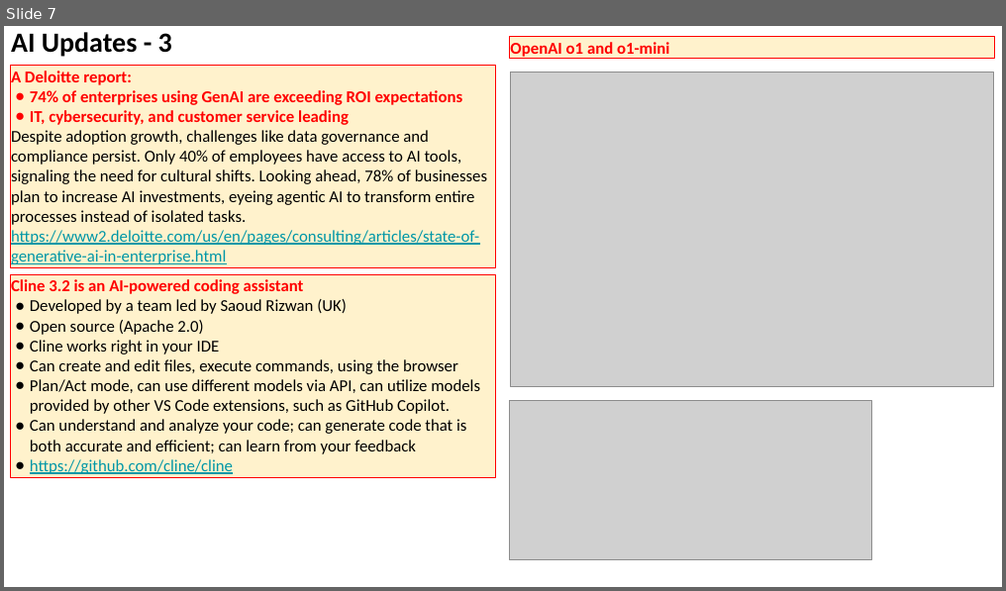
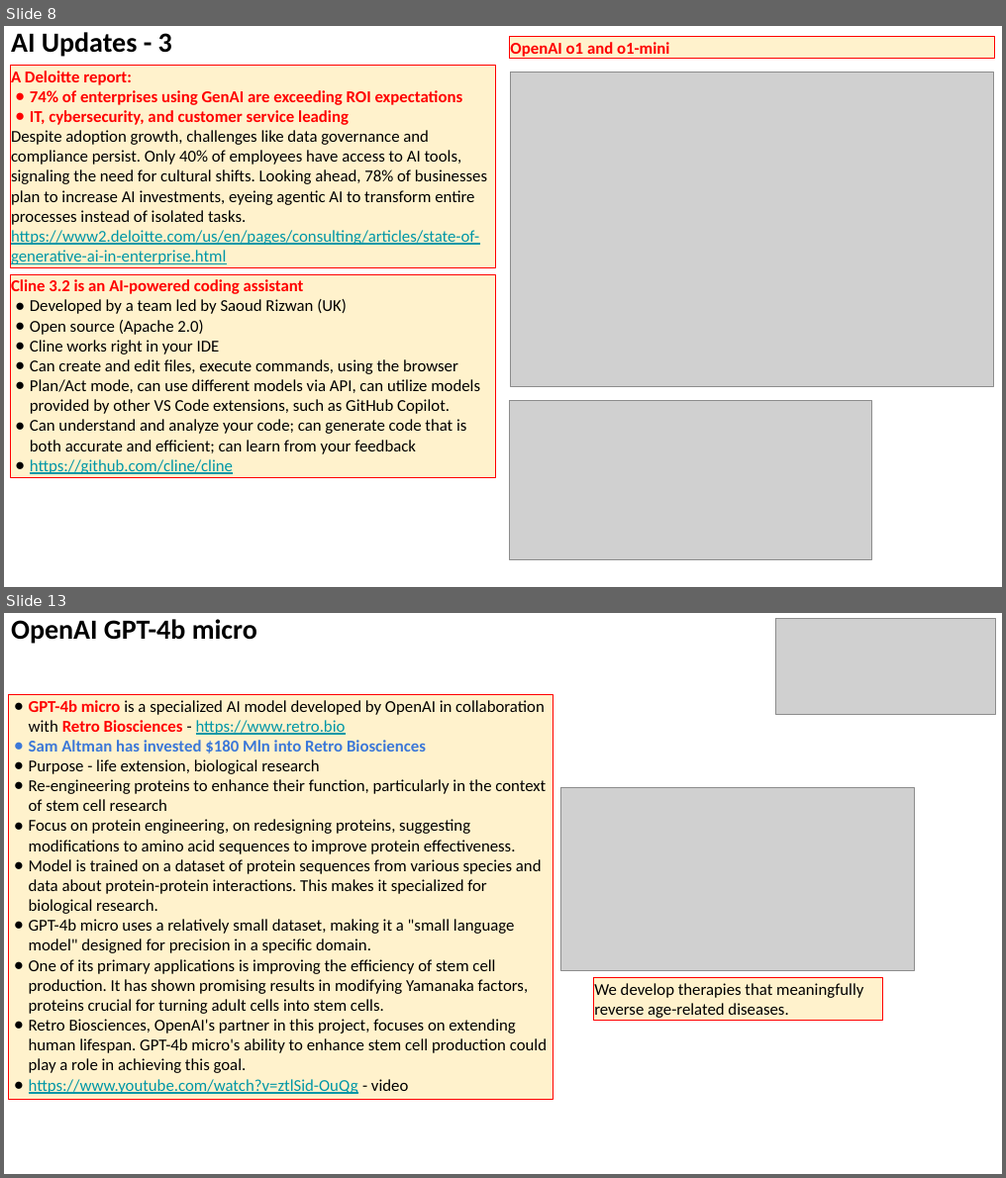
Before and after one commit to lselector/seminar, a slide deck: 2025/2025-01-24-AI-Updates.pptx. Shown one above the other, each under a label of ours: slide 7 before the commit, slides 8 and 13 after it; the slides between them are not shown. The pictures are 1006x591 and 1006x1178 pixels, drawn with LibreOffice and Linux fonts; fonts in the diff are those of the drawing; grey boxes stand for pictures. Boxes give left, top, right and bottom in pixels: in the first picture for what was removed or moved away, otherwise in the second. Text is boxed around its words. In the diff, an @@ line names an element or a change of style, - is before the commit and + after.

```diff
--- a/2025/2025-01-24-AI-Updates.pptx
+++ b/2025/2025-01-24-AI-Updates.pptx
@@ slide 13 added at (4, 613, 1002, 1174), background #FFFFFF @@
@@ text added at (11, 619, 257, 644), 20 pt, text #000000, bold @@
+OpenAI GPT-4b micro
@@ picture added at (775, 618, 996, 714) @@
@@ rectangle added at (9, 695, 552, 1100), fill #FFF2CC, outline #FF0000 0.75 pt, 12 pt, text #000000 @@
+● GPT-4b micro is a specialized AI model developed by OpenAI in collaboration with Retro Biosciences - https://www.retro.bio
+● Sam Altman has invested $180 Mln into Retro Biosciences
+● Purpose - life extension, biological research
+● Re-engineering proteins to enhance their function, particularly in the context of stem cell research
+● Focus on protein engineering, on redesigning proteins, suggesting modifications to amino acid sequences to improve protein effectiveness.
+● Model is trained on a dataset of protein sequences from various species and data about protein-protein interactions. This makes it specialized for biological research.
+● GPT-4b micro uses a relatively small dataset, making it a "small language model" designed for precision in a specific domain.
+● One of its primary applications is improving the efficiency of stem cell production. It has shown promising results in modifying Yamanaka factors, proteins crucial for turning adult cells into stem cells.
+● Retro Biosciences, OpenAI's partner in this project, focuses on extending human lifespan. GPT-4b micro's ability to enhance stem cell production could play a role in achieving this goal.
+● https://www.youtube.com/watch?v=ztlSid-OuQg - video
@@ picture added at (560, 787, 914, 970) @@
@@ rectangle added at (594, 978, 883, 1020), fill #FFF2CC, outline #FF0000 0.75 pt, 12 pt, text #000000 @@
+We develop therapies that meaningfully
+reverse age-related diseases.
@@ what was slide 7 is now slide 8 @@
```
Also in this commit, not shown: 4 slides changed, 4 other slides added.
